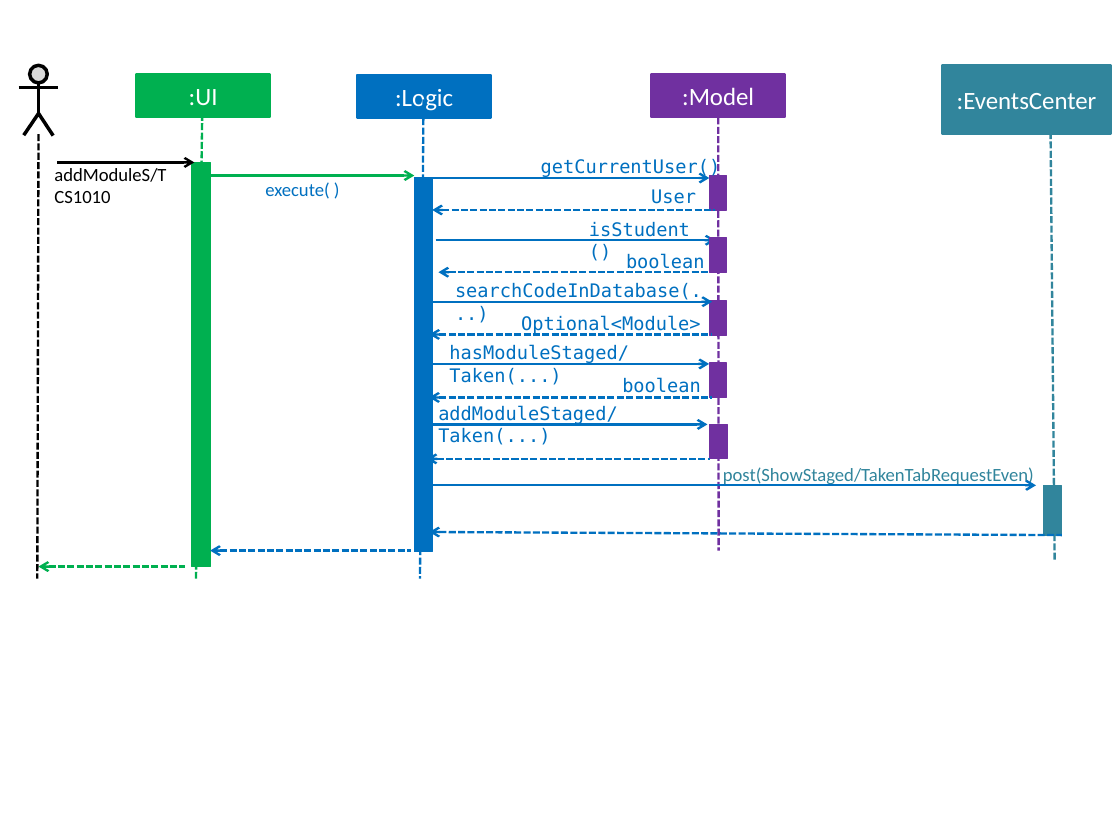
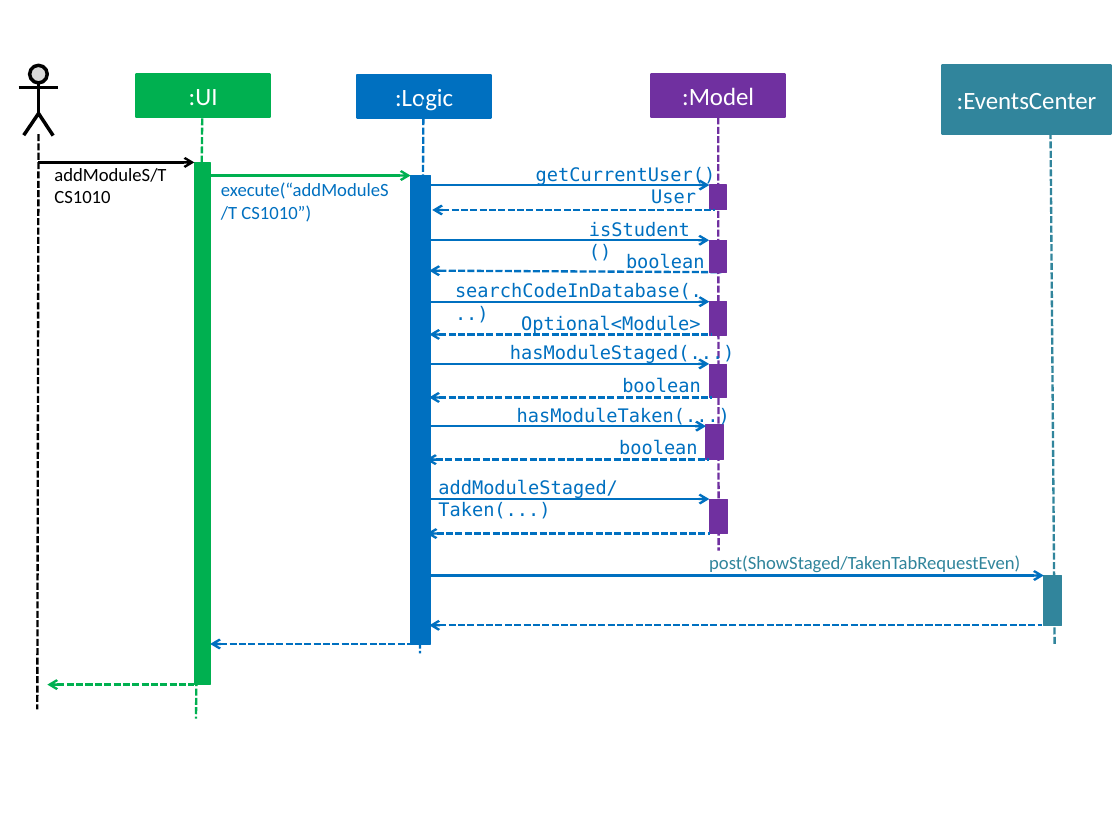
Before and after one commit to deming16/main, a slide deck: slide 1 of docs/diagrams/SDforAddModuleToStudentStagedTakenCommandOverview.pptx. Drawn at 1120x840 pixels with LibreOffice and Linux fonts; fonts in the diff are those of the drawing. Boxes give left, top, right and bottom in pixels: in the first picture for what was removed or moved away, otherwise in the second. Text is boxed around its words. In the diff, an @@ line names an element or a change of style, - is before the commit and + after.

```diff
--- a/docs/diagrams/SDforAddModuleToStudentStagedTakenCommandOverview.pptx
+++ b/docs/diagrams/SDforAddModuleToStudentStagedTakenCommandOverview.pptx
@@ line moved from (203, 114) - (196, 579) to (203, 119) - (196, 719) @@
@@ line moved from (423, 100) - (420, 579) to (423, 100) - (420, 653) @@
@@ line moved from (1051, 113) - (1055, 560) to (1051, 113) - (1055, 644) @@
@@ line moved from (38, 134) - (37, 579) to (38, 134) - (37, 709) @@
@@ arrow moved from (57, 162) - (195, 162) to (38, 162) - (195, 162) @@
@@ rectangle: place and size @@
-rectangle at (192, 162, 211, 567)
+rectangle at (194, 162, 209, 684)
@@ arrow moved from (203, 176) - (414, 176) to (203, 176) - (411, 176) @@
@@ rectangle: place and size @@
-rectangle at (414, 177, 432, 551)
+rectangle at (411, 176, 431, 644)
@@ text "getCurrentUser()": place and size @@
-text "getCurrentUser()" at (541, 158, 721, 178)
+text "getCurrentUser()" at (536, 167, 716, 186)
@@ text at (221, 182, 389, 222): text changed @@
-execute( )
+execute(“addModuleS/T CS1010”)
@@ arrow moved from (429, 178) - (709, 178) to (429, 185) - (709, 185) @@
@@ rectangle: place and size @@
-rectangle at (709, 176, 727, 211)
+rectangle at (709, 185, 727, 209)
@@ arrow moved from (436, 241) - (716, 241) to (431, 241) - (709, 241) @@
@@ arrow moved from (438, 272) - (721, 272) to (429, 271) - (721, 272) @@
@@ arrow moved from (432, 301) - (712, 301) to (428, 301) - (709, 301) @@
@@ text at (510, 345, 734, 365): text changed @@
-hasModuleStaged/Taken(...)
+hasModuleStaged(...)
@@ text added at (517, 407, 730, 427), 12 pt, text #0070C0 @@
+hasModuleTaken(...)
@@ arrow added from (426, 426) to (706, 426), #0070C0 1.5 pt @@
@@ text added at (619, 440, 698, 460), 12 pt, text #0070C0 @@
+boolean
@@ rectangle added at (706, 424, 724, 459), fill #7030A0, outline #7030A0 0.75 pt @@
@@ arrow added from (709, 459) to (426, 459), #0070C0 1.5 pt dashed @@
@@ 2 arrows, 1 text, 1 rectangle: place and size @@
-2 arrows, 1 text, 1 rectangle at (427, 405, 728, 459)
+2 arrows, 1 text, 1 rectangle at (427, 479, 728, 534)
@@ text "post(ShowStaged/TakenTabRequestEven)": place and size @@
-text "post(ShowStaged/TakenTabRequestEven)" at (723, 467, 1034, 487)
+text "post(ShowStaged/TakenTabRequestEven)" at (709, 555, 1020, 575)
@@ arrow moved from (433, 485) - (1036, 485) to (423, 576) - (1044, 576) @@
@@ rectangle: place and size @@
-rectangle at (1044, 485, 1062, 534)
+rectangle at (1044, 576, 1062, 625)
@@ arrow moved from (429, 532) - (1062, 535) to (429, 625) - (1043, 625) @@
@@ arrow moved from (211, 551) - (411, 551) to (211, 644) - (411, 644) @@
@@ arrow moved from (38, 567) - (185, 567) to (47, 684) - (194, 684) @@
```
Also in this commit, not shown: 5 other files.
